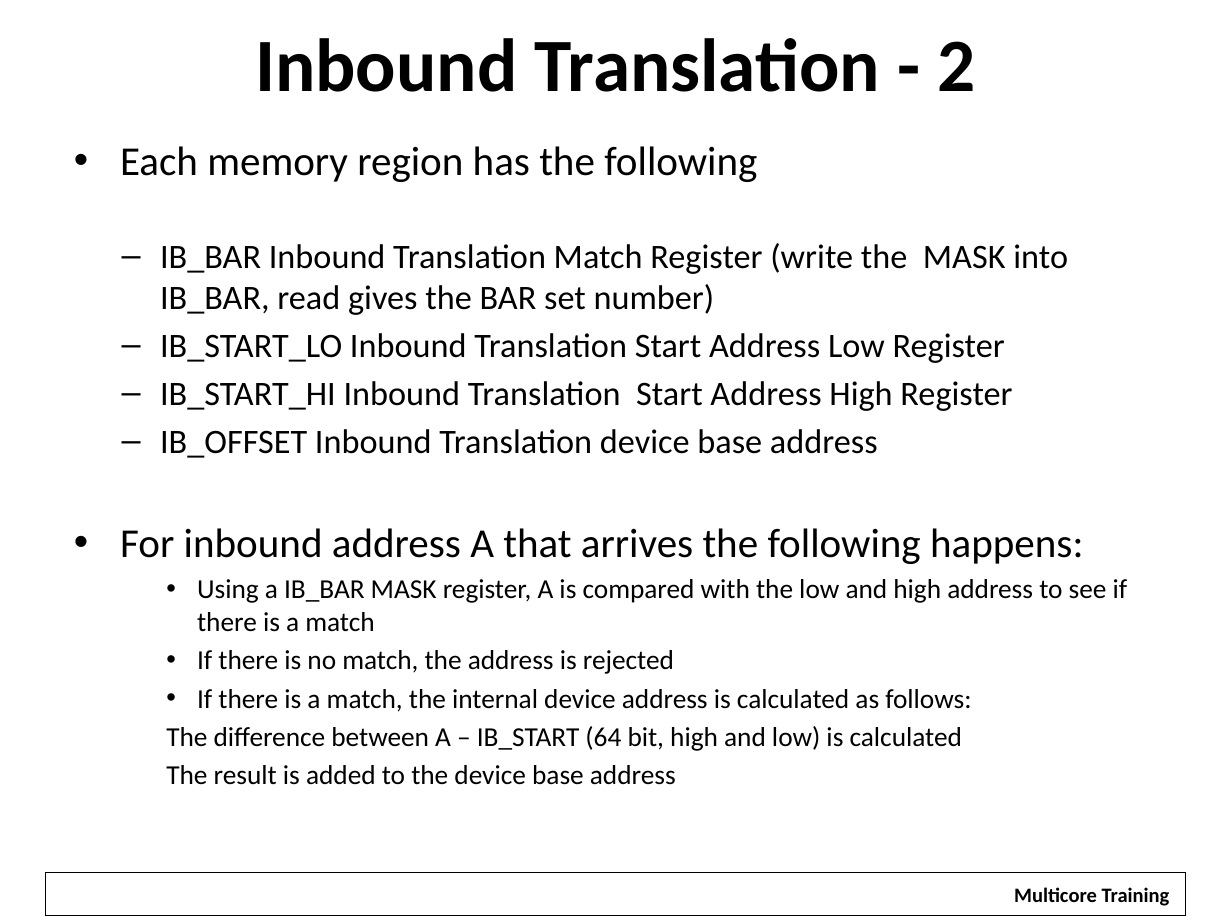
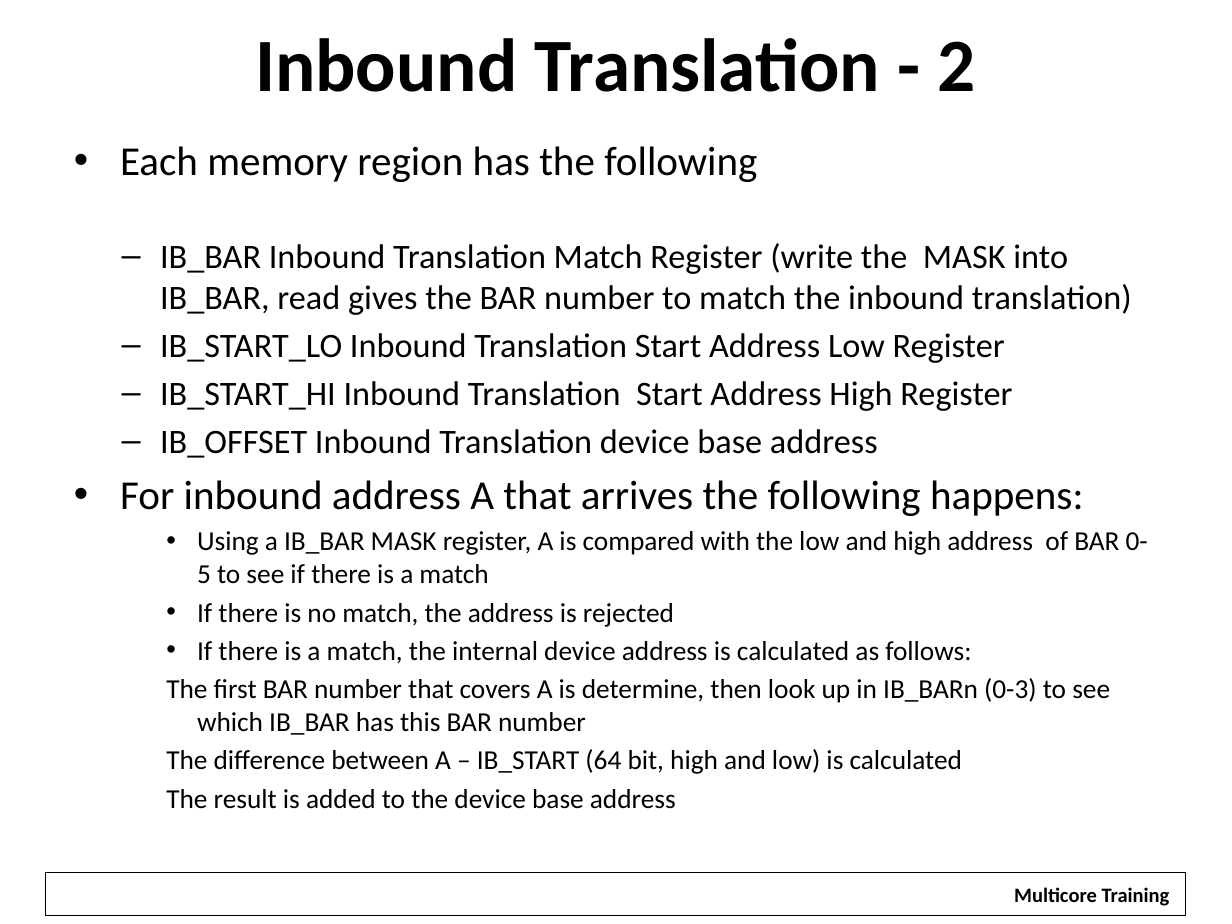
Before and after one commit to hari1989/keystone-workshop, a slide deck: slide 14 of slides/KeyStone PCI Express.pptx. Drawn at 1232x924 pixels with LibreOffice and Linux fonts; fonts in the diff are those of the drawing; background and template pictures are left out. Boxes give left, top, right and bottom in pixels: in the first picture for what was removed or moved away, otherwise in the second. Text is boxed around its words. In the diff, an @@ line names an element or a change of style, - is before the commit and + after.

```diff
--- a/slides/KeyStone PCI Express.pptx
+++ b/slides/KeyStone PCI Express.pptx
@@ text at [160,243,1132,315]: text changed @@
-  – IB_BAR Inbound Translation Match Register (write the MASK into IB_BAR, read gives the BAR set number)
+  – IB_BAR Inbound Translation Match Register (write the MASK into IB_BAR, read gives the BAR number to match the inbound translation)
@@ text at [197,531,1148,584]: text changed @@
-    • Using a IB_BAR MASK register, A is compared with the low and high address to see if there is a match
+    • Using a IB_BAR MASK register, A is compared with the low and high address of BAR 0-5 to see if there is a match
@@ text at [166,678,1110,735]: paragraph added @@
+    The first BAR number that covers A is determine, then look up in IB_BARn (0-3) to see which IB_BAR has this BAR number
```
Also in this commit, not shown: 2 other slides changed.
